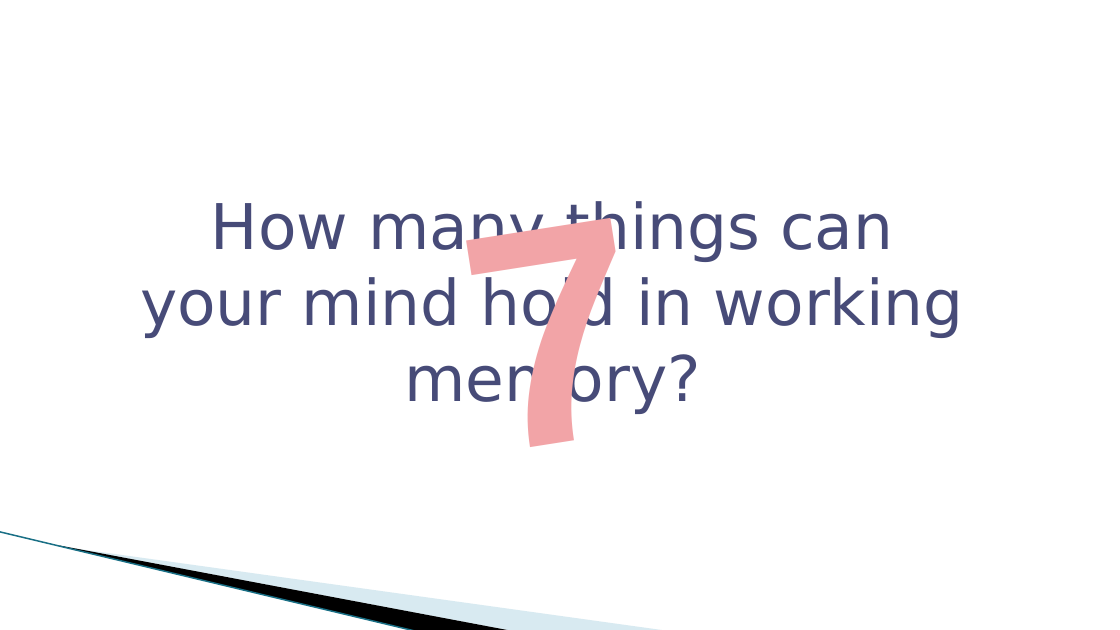
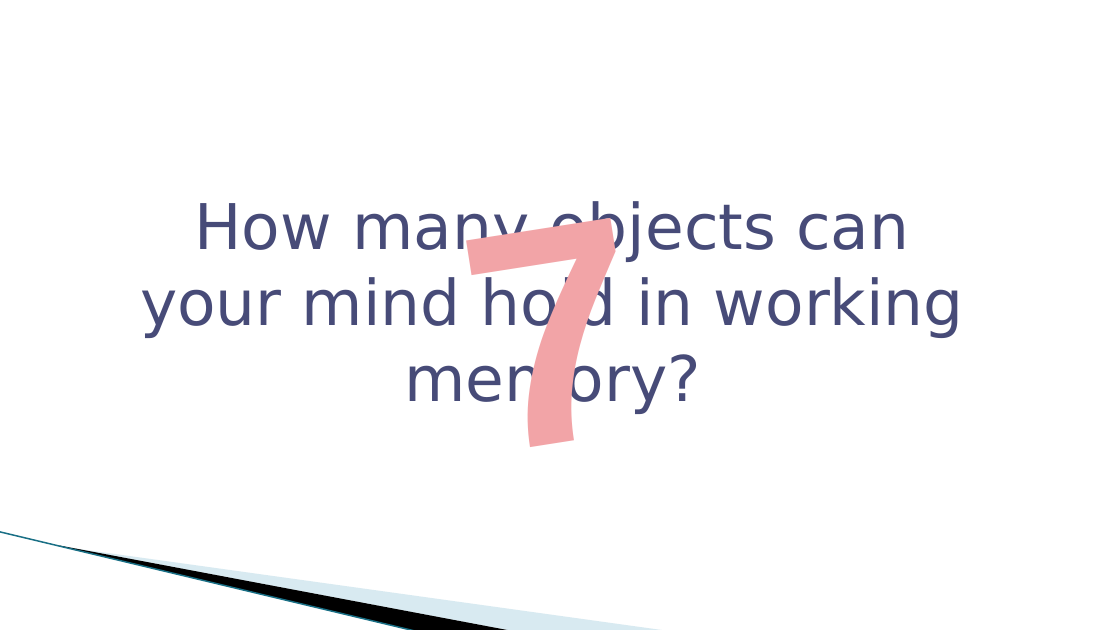
Before and after one commit to riwu/CS2101, a slide deck: slide 2 of WURI OP2.pptx. Drawn at 1120x630 pixels with LibreOffice and Linux fonts; fonts in the diff are those of the drawing; background and template pictures are left out. Boxes give left, top, right and bottom in pixels: in the first picture for what was removed or moved away, otherwise in the second. Text is boxed around its words. In the diff, an @@ line names an element or a change of style, - is before the commit and + after.

```diff
--- a/WURI OP2.pptx
+++ b/WURI OP2.pptx
@@ text at box(140, 201, 964, 414): text changed @@
-How many things can your mind hold in working memory?
+How many objects can your mind hold in working memory?
```
Also in this commit, not shown: 5 other slides changed, 1 other file.
